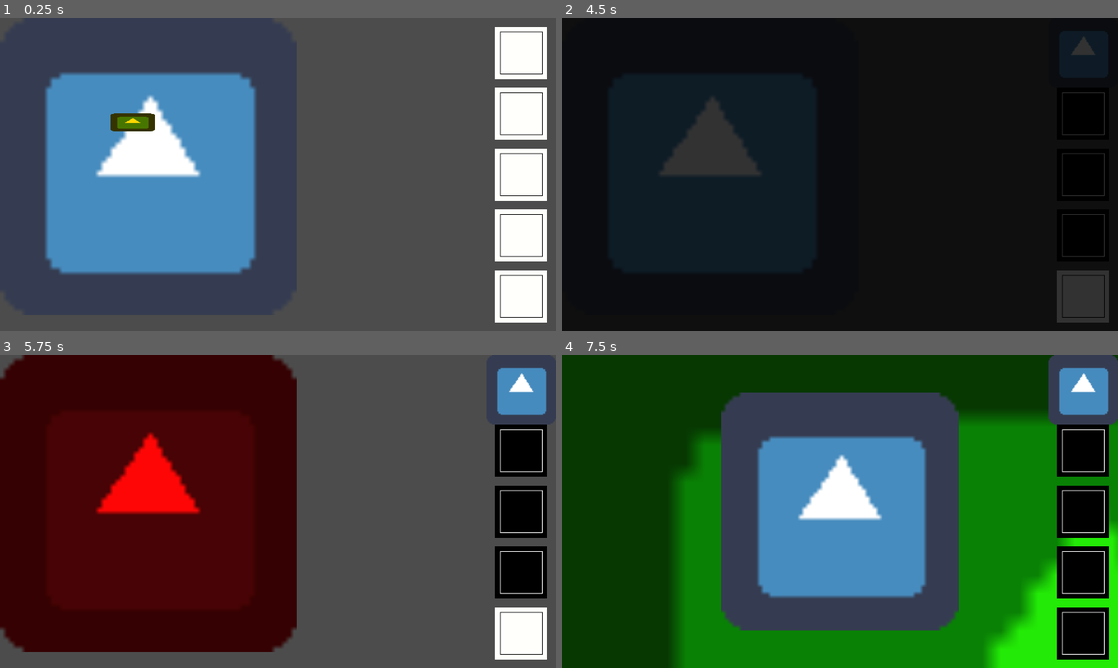
Above: before the commit, frames 1-4 (two rows, left to right).
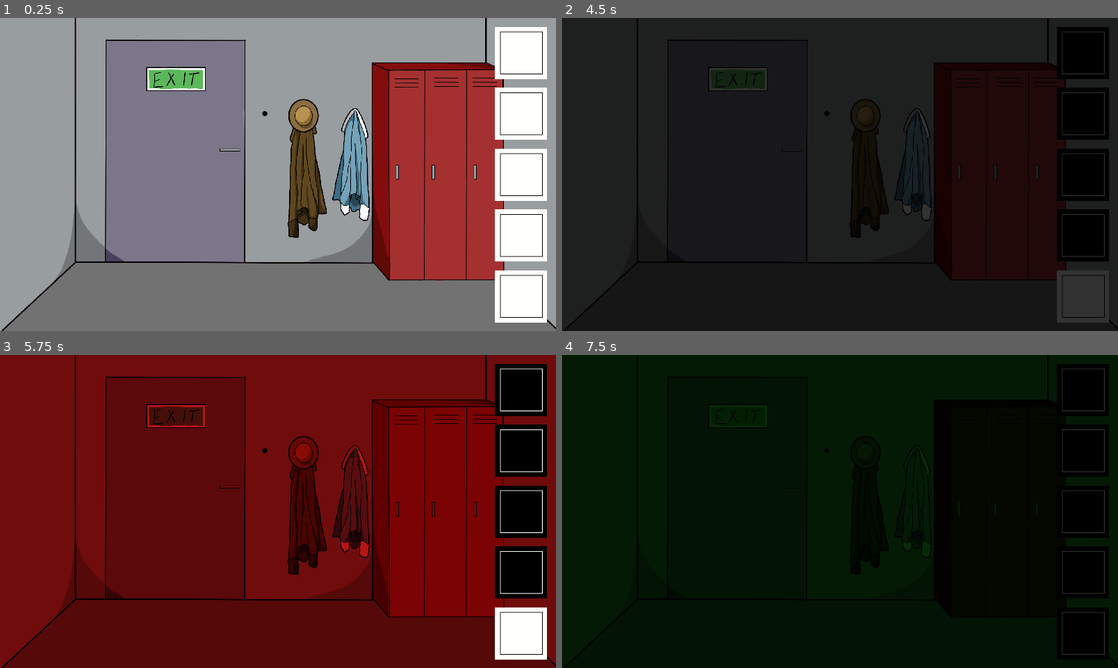
Above: after the commit, the same moments.

Repository: bemain/game-jam-2022w8
Game: Godot game, scene res://World.tscn
The game is run twice, just before and just after one commit, with the same random seed, the same clock (stepped at 60 frames per second) and the same inputs. The engine's default icon, where the game draws it, is replaced by a stand-in: a white triangle on a blue panel in a dark square.
Inputs (mouse positions are in pixels of both pictures, inside the frame that each line leads up to):
- Up to frame 1 (0.25 s): no input
- Up to frame 2 (4.5 s): click (1084, 52) at 0.5 s; click (1084, 115) at 1.25 s; click (1084, 174) at 2 s; click (1084, 233) at 2.75 s; click (1084, 296) at 3.5 s; tap Enter at 4.25 s; move the mouse to (695, 121) at 4.27 s; hold Right (ui_right) from 4.28 s (still down); click (695, 121) at 4.42 s
- Up to frame 3 (5.75 s): move the mouse to (166, 527) at 5.02 s; release Right (ui_right) at 5.03 s; hold Down (ui_down) from 5.03 s (still down)
- Up to frame 4 (7.5 s): tap Space at 5.75 s; move the mouse to (895, 442) at 5.77 s; release Down (ui_down) at 5.78 s; hold Right (ui_right) 5.78-7.28 s; move the mouse to (650, 433) at 6.52 s; click (650, 433) at 6.67 s; move the mouse to (912, 480) at 7.27 s; hold Left (ui_left) from 7.28 s (still down); click (912, 480) at 7.42 s

The runs differ from the first frame. In frame 1, 92% of the frame differs, in the area x 0-100%, y 0-100%; in frame 2, 4.2%; in frame 3, 79%; in frame 4, 94%.

Commit message:
Create Room1

Diff:
--- /dev/null
+++ b/Rooms/Room1/Room1.tscn
@@ -0,0 +1,27 @@
+[gd_scene load_steps=2 format=2]
+
+[ext_resource path="res://Resources/Images/Wall1.png" type="Texture" id=1]
+
+[node name="Room1" type="Node2D"]
+
+[node name="Wall1" type="Sprite" parent="."]
+texture = ExtResource( 1 )
+centered = false
+
+[node name="Wall2" type="Sprite" parent="."]
+self_modulate = Color( 0.741176, 0.0823529, 0.0823529, 1 )
+position = Vector2( 1920, 0 )
+texture = ExtResource( 1 )
+centered = false
+
+[node name="Wall3" type="Sprite" parent="."]
+modulate = Color( 0.141176, 0.847059, 0.188235, 1 )
+position = Vector2( 3840, 0 )
+texture = ExtResource( 1 )
+centered = false
+
+[node name="Wall4" type="Sprite" parent="."]
+self_modulate = Color( 0, 1, 0.952941, 1 )
+position = Vector2( 5760, 0 )
+texture = ExtResource( 1 )
+centered = false
--- a/World.tscn
+++ b/World.tscn
@@ -1,6 +1,6 @@
 [gd_scene load_steps=19 format=2]
 
-[ext_resource path="res://Rooms/Room_Test.tscn" type="PackedScene" id=1]
+[ext_resource path="res://Rooms/Room1/Room1.tscn" type="PackedScene" id=1]
 [ext_resource path="res://Camera.gd" type="Script" id=2]
 [ext_resource path="res://Resources/Images/Inventory.png" type="Texture" id=3]
 [ext_resource path="res://Inventory.gd" type="Script" id=4]
@@ -121,12 +121,12 @@
 render_target_update_mode = 3
 physics_object_picking = true
 
-[node name="Room_Test" parent="ViewportContainer/Viewport" instance=ExtResource( 1 )]
-
 [node name="Camera" type="Camera2D" parent="ViewportContainer/Viewport"]
 position = Vector2( 960, 540 )
 current = true
 script = ExtResource( 2 )
+
+[node name="Room1" parent="ViewportContainer/Viewport" instance=ExtResource( 1 )]
 
 [node name="Inventory" type="Control" parent="."]
 margin_left = 840.0
